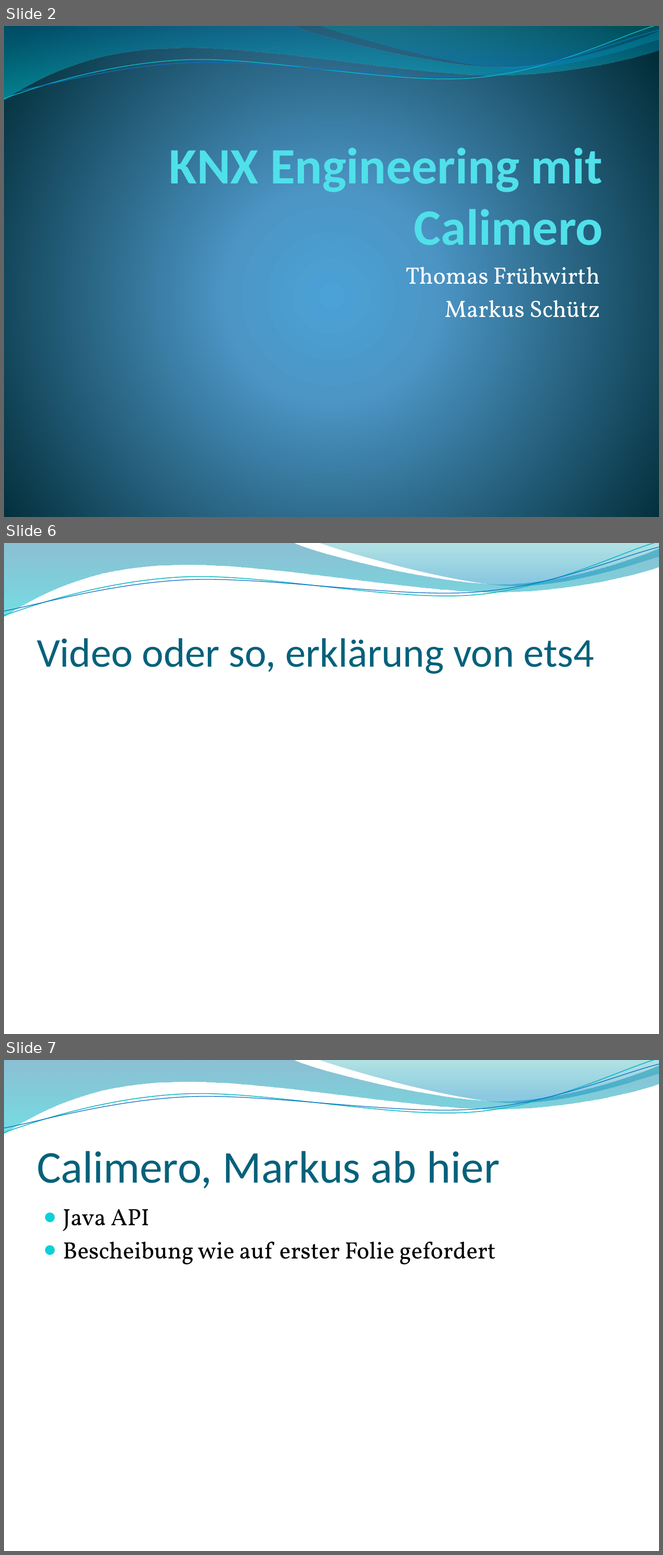
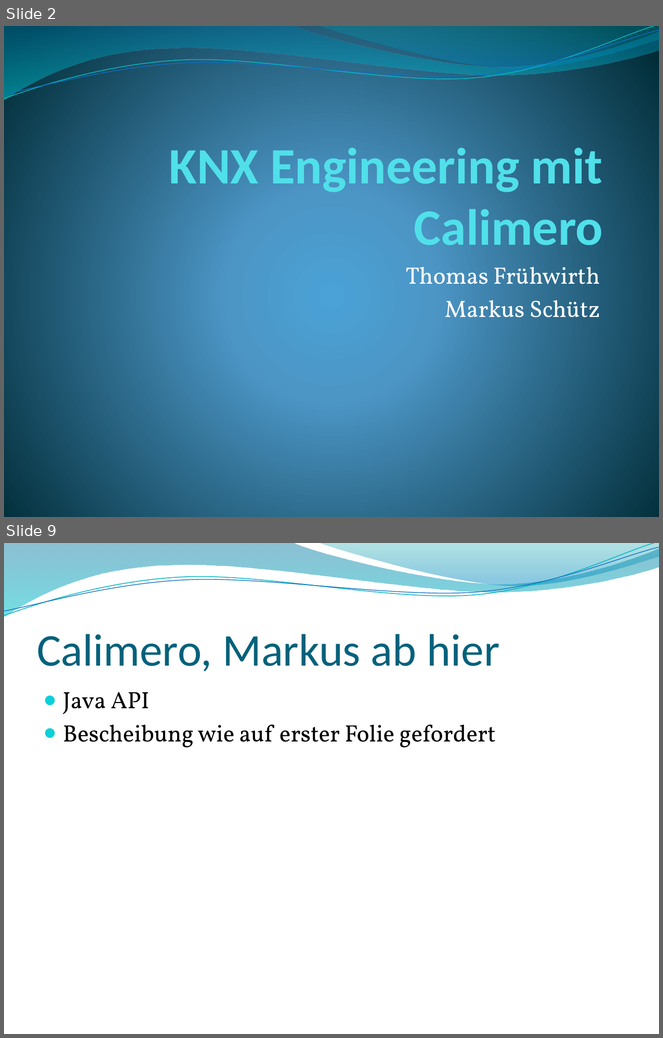
Before and after one commit to thomasfruehwirth/HBA, a slide deck: Praesentation/HBA_KNX_Frueh.pptx. Shown one above the other, each under a label of ours: slides 2, 6 and 7 before the commit, slides 2 and 9 after it; the slides between them are not shown. The pictures are 663x1555 and 663x1038 pixels, drawn with LibreOffice and Linux fonts; fonts in the diff are those of the drawing; background and template pictures are left out. Boxes give left, top, right and bottom in pixels: in the first picture for what was removed or moved away, otherwise in the second. Text is boxed around its words. In the diff, an @@ line names an element or a change of style, - is before the commit and + after.

```diff
--- a/Praesentation/HBA_KNX_Frueh.pptx
+++ b/Praesentation/HBA_KNX_Frueh.pptx
@@ slide 6 removed at <box>4,543,659,1034</box>, background picture (left out); not listed: 4 template elements that a slide beside it also shows @@
@@ title removed at <box>37,638,595,674</box> @@
-Video oder so, erklärung von ets4
@@ what was slide 7 is now slide 9 @@
```
Also in this commit, not shown: 2 slides changed, 4 slides added, 1 other slide removed, 2 other files.
